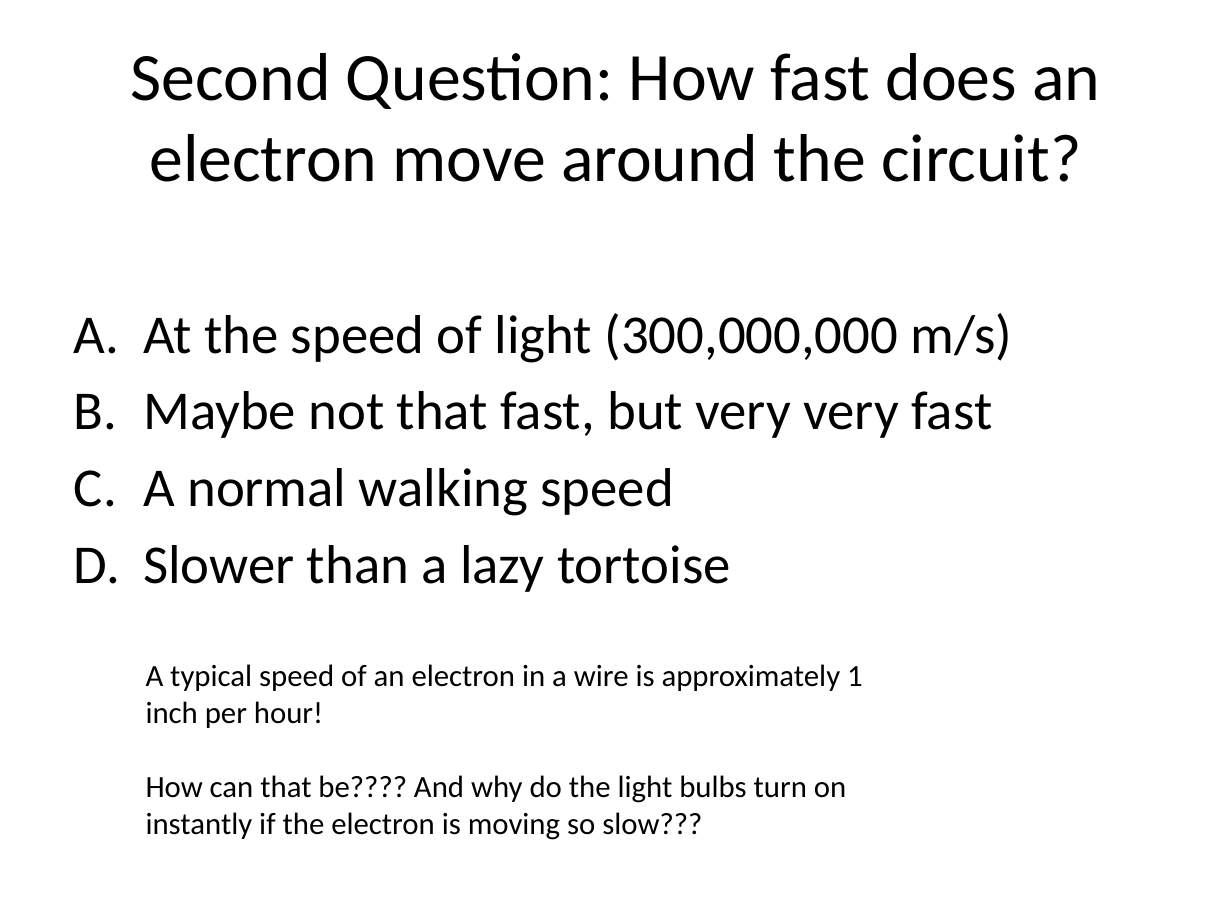
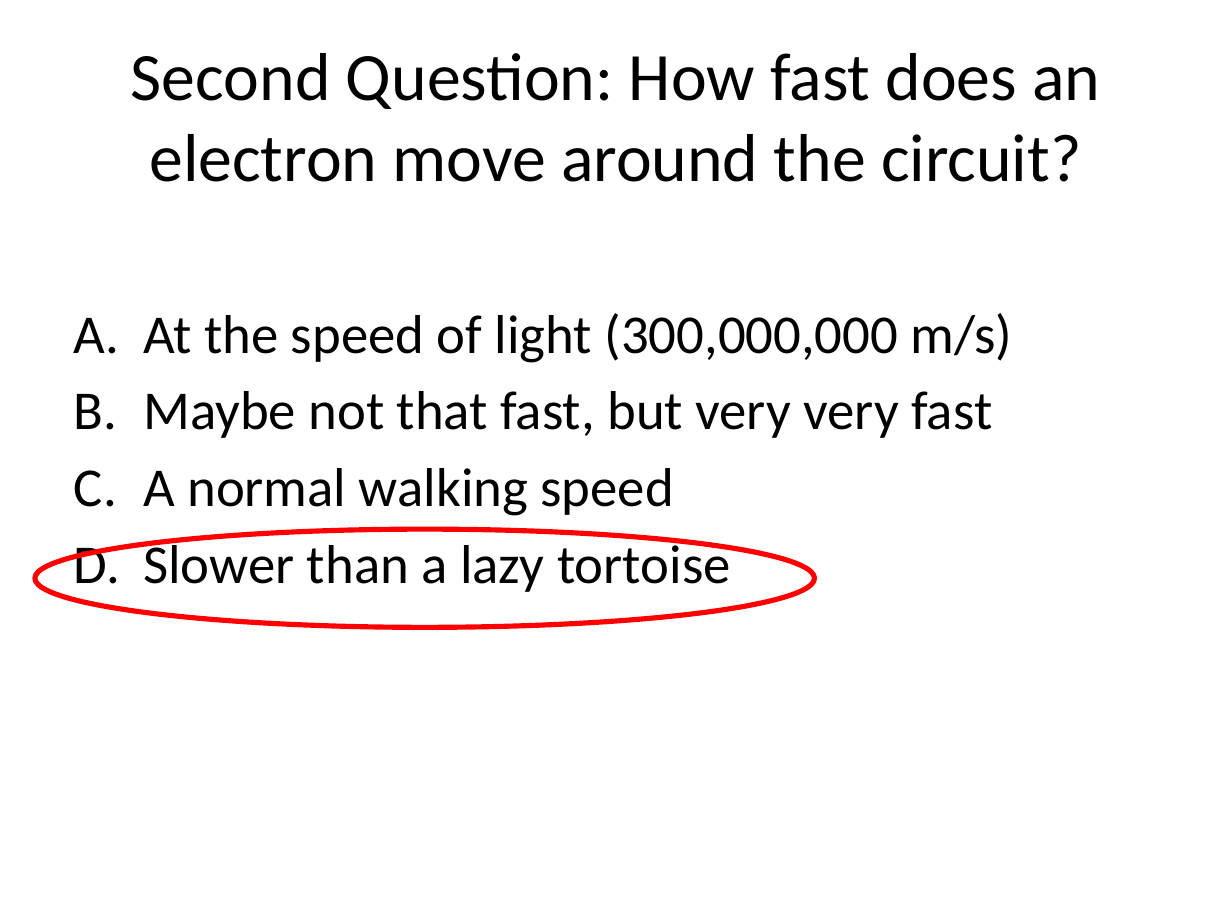
Before and after one commit to danielkuncik/teachingWebsite, a slide deck: slide 11 of public/physicsPackets/electron_motion_slideshow.pptx. Drawn at 1232x924 pixels with LibreOffice and Linux fonts; fonts in the diff are those of the drawing. Boxes give left, top, right and bottom in pixels: in the first picture for what was removed or moved away, otherwise in the second. Text is boxed around its words. In the diff, an @@ line names an element or a change of style, - is before the commit and + after.

```diff
--- a/public/physicsPackets/electron_motion_slideshow.pptx
+++ b/public/physicsPackets/electron_motion_slideshow.pptx
@@ ellipse added at (34, 529, 814, 627), outline #FF0000 3 pt @@
@@ text removed at (146, 664, 863, 840) @@
-A typical speed of an electron in a wire is approximately 1 inch per hour!
-How can that be???? And why do the light bulbs turn on instantly if the electron is moving so slow???
```
Also in this commit, not shown: 4 other slides changed, 2 slides added, 1 other file.
